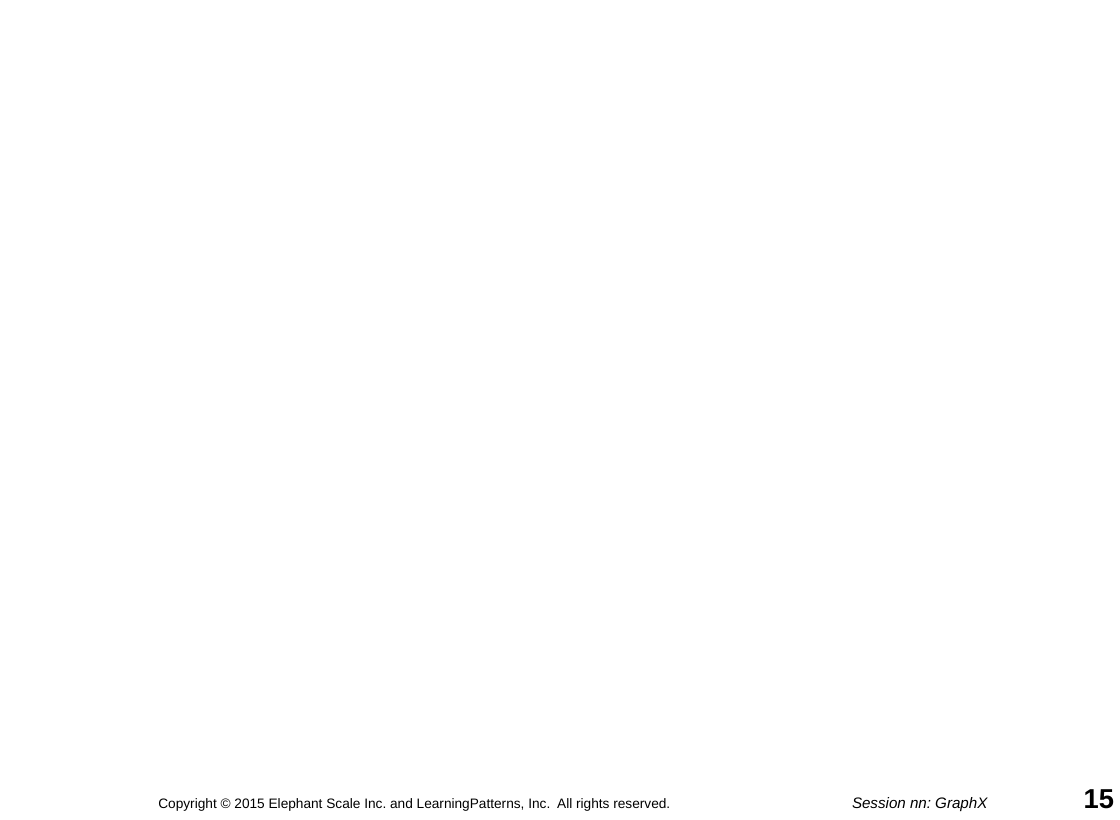
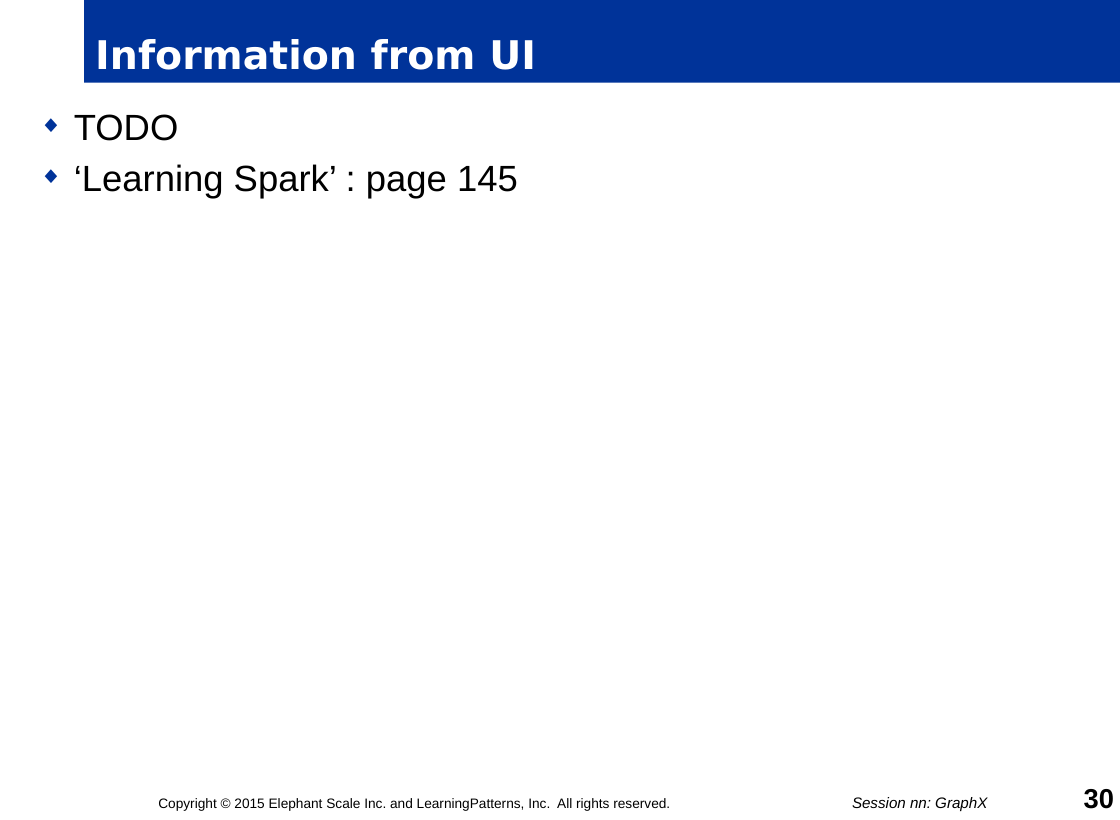
Before and after one commit to mattvinks/spark-labs, a slide deck: slide 30 of slides/05-Spark_API.pptm (slide 15 before the commit). Drawn at 1120x820 pixels with LibreOffice and Linux fonts; fonts in the diff are those of the drawing; background and template pictures are left out. Boxes give left, top, right and bottom in pixels: in the first picture for what was removed or moved away, otherwise in the second. Text is boxed around its words. In the diff, an @@ line names an element or a change of style, - is before the commit and + after.

Commit message:
api slides

```diff
--- a/slides/05-Spark_API.pptm
+++ b/slides/05-Spark_API.pptm
@@ title added at (x1=84, y1=0, x2=1120, y2=83), fill #003399, 26 pt, text #FFFFFF, bold @@
+Information from UI
@@ text added at (x1=74, y1=114, x2=518, y2=198), 24 pt, text #000000 @@
+◆ TODO
+◆ ‘Learning Spark’ : page 145
@@ page number at (x1=1084, y1=789, x2=1114, y2=809): text changed @@
-15
+30
```
Also in this commit, not shown: 4 other slides changed, 18 slides added, 1 other file.
